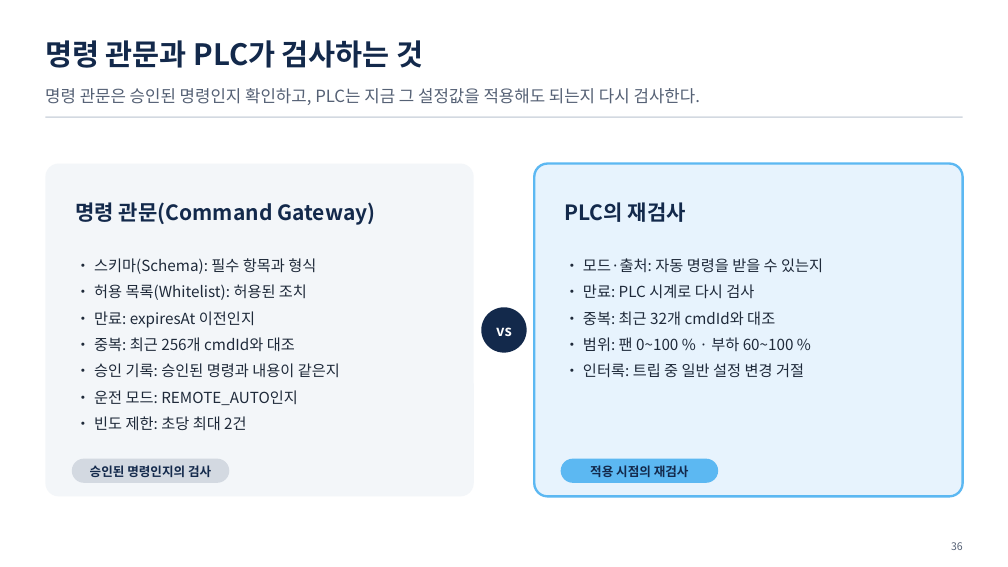
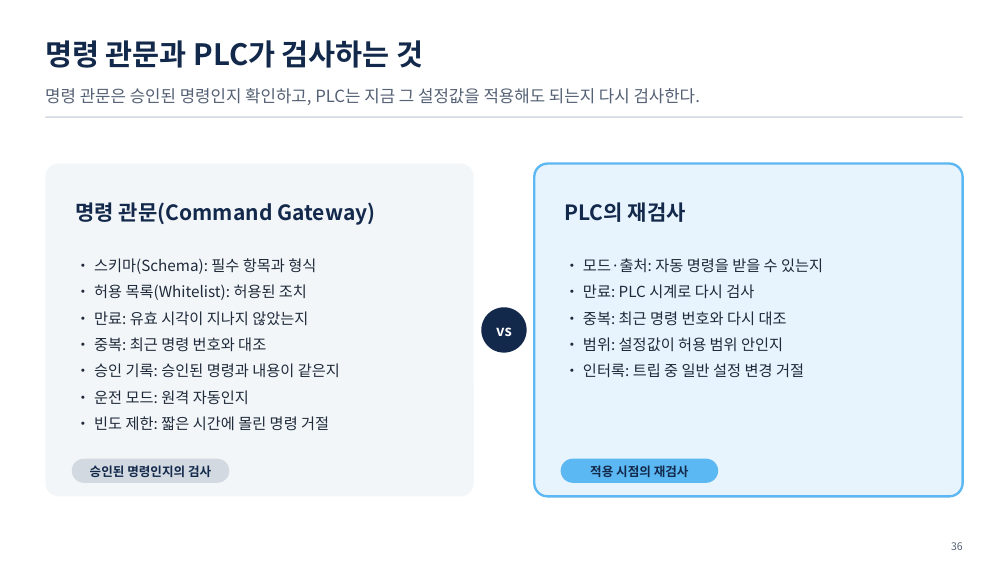
Before and after one commit to uengine-oss/hyd-iot-edu, a slide deck: slide 36 of 산출물/통합반/이론/01회차/통합반_01일차.pptx. Drawn at 1008x567 pixels with LibreOffice and Linux fonts; fonts in the diff are those of the drawing. Boxes give left, top, right and bottom in pixels: in the first picture for what was removed or moved away, otherwise in the second. Text is boxed around its words. In the diff, an @@ line names an element or a change of style, - is before the commit and + after.

```diff
--- a/산출물/통합반/이론/01회차/통합반_01일차.pptx
+++ b/산출물/통합반/이론/01회차/통합반_01일차.pptx
@@ text at box(94, 311, 308, 352): text changed @@
-• 만료: expiresAt 이전인지
-• 중복: 최근 256개 cmdId와 대조
+• 만료: 유효 시각이 지나지 않았는지
+• 중복: 최근 명령 번호와 대조
@@ text at box(583, 311, 787, 351): text changed @@
-• 중복: 최근 32개 cmdId와 대조
-• 범위: 팬 0~100 % · 부하 60~100 %
+• 중복: 최근 명령 번호와 다시 대조
+• 범위: 설정값이 허용 범위 안인지
@@ text at box(94, 390, 329, 431): text changed @@
-• 운전 모드: REMOTE_AUTO인지
-• 빈도 제한: 초당 최대 2건
+• 운전 모드: 원격 자동인지
+• 빈도 제한: 짧은 시간에 몰린 명령 거절
```
Also in this commit, not shown: 15 other slides changed, 10 other files.
